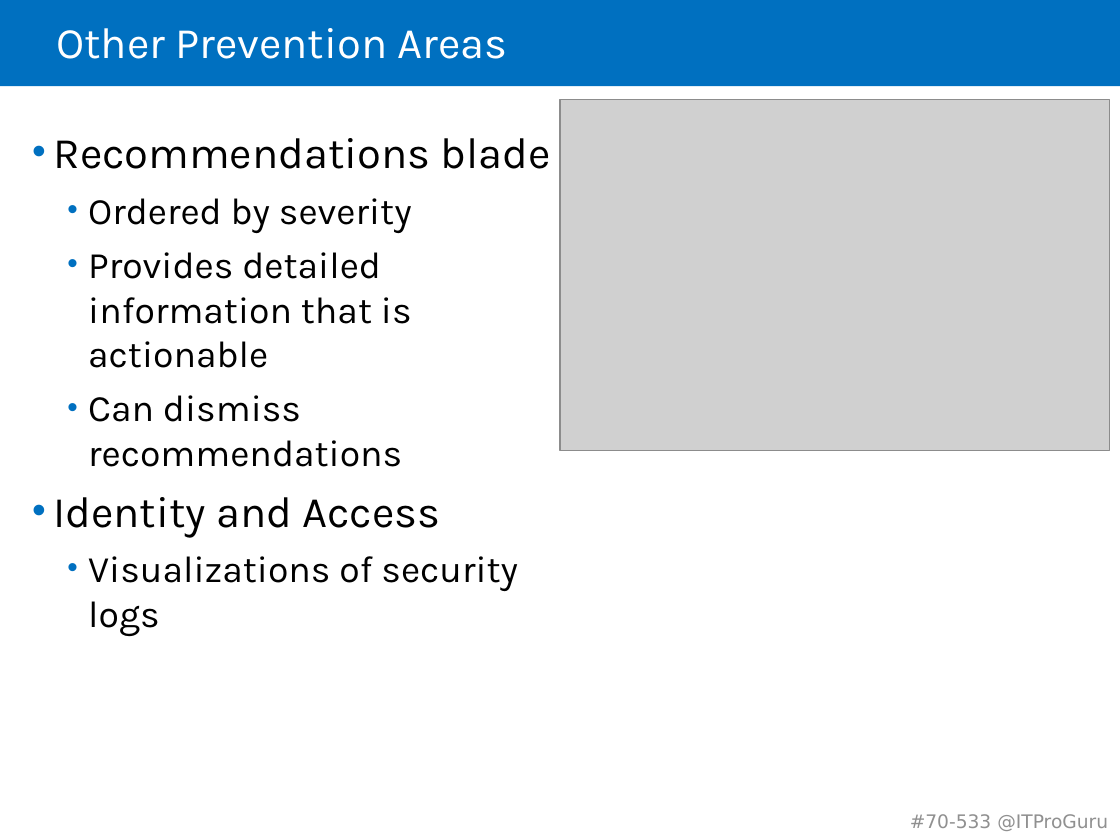
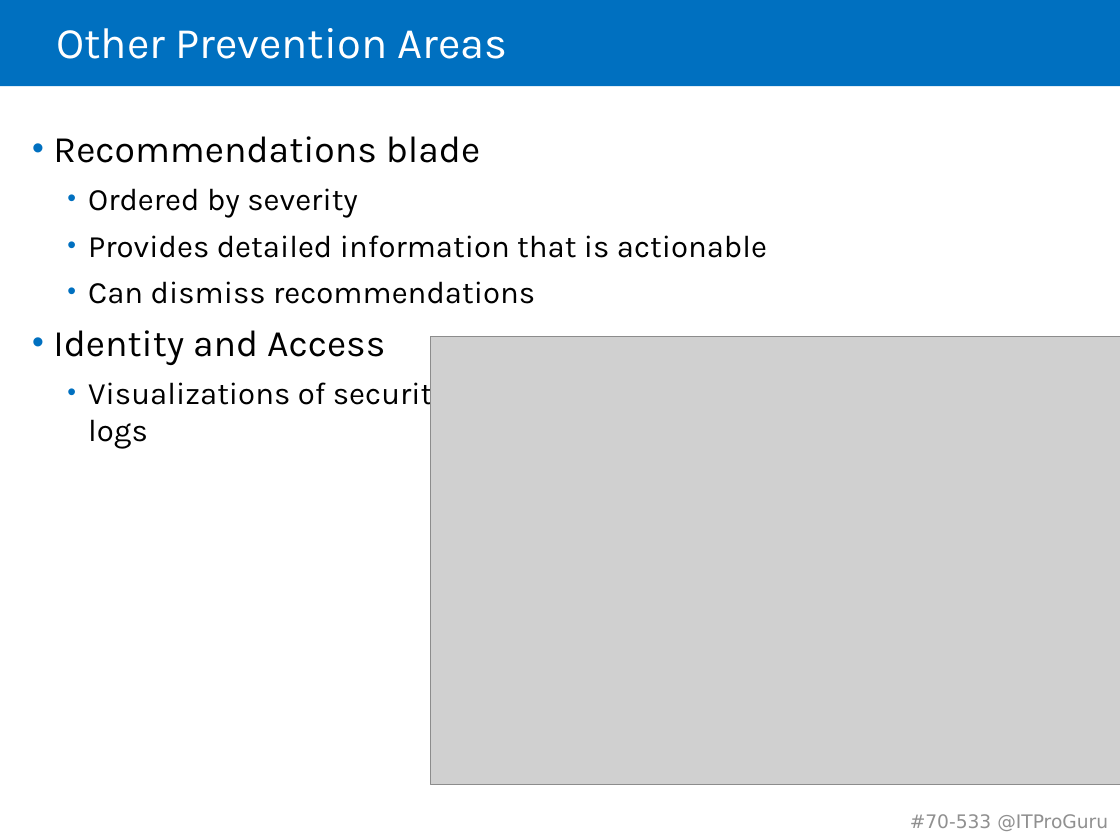
Before and after one commit to guruskill/70-533, a slide deck: slide 33 of 70-533-06-ManageSecurity.pptx. Drawn at 1120x840 pixels with LibreOffice and Linux fonts; fonts in the diff are those of the drawing; grey boxes stand for pictures. Boxes give left, top, right and bottom in pixels: in the first picture for what was removed or moved away, otherwise in the second. Text is boxed around its words. In the diff, an @@ line names an element or a change of style, - is before the commit and + after.

```diff
--- a/70-533-06-ManageSecurity.pptx
+++ b/70-533-06-ManageSecurity.pptx
@@ text "Recommendations blade" at [53,136,767,449]: size 28 to 24 pt in "Recommendations blade", "Identity and Access"; size 24 to 20 pt in "Ordered by severity", "Provides detailed information that is actionable", "Can dismiss recommendations", "Visualizations of security logs" @@
@@ picture: place and size @@
-picture at [560,100,1110,450]
+picture at [430,336,1120,784]
```
Also in this commit, not shown: 2 other slides changed, 2 slides removed, 5 other files.
